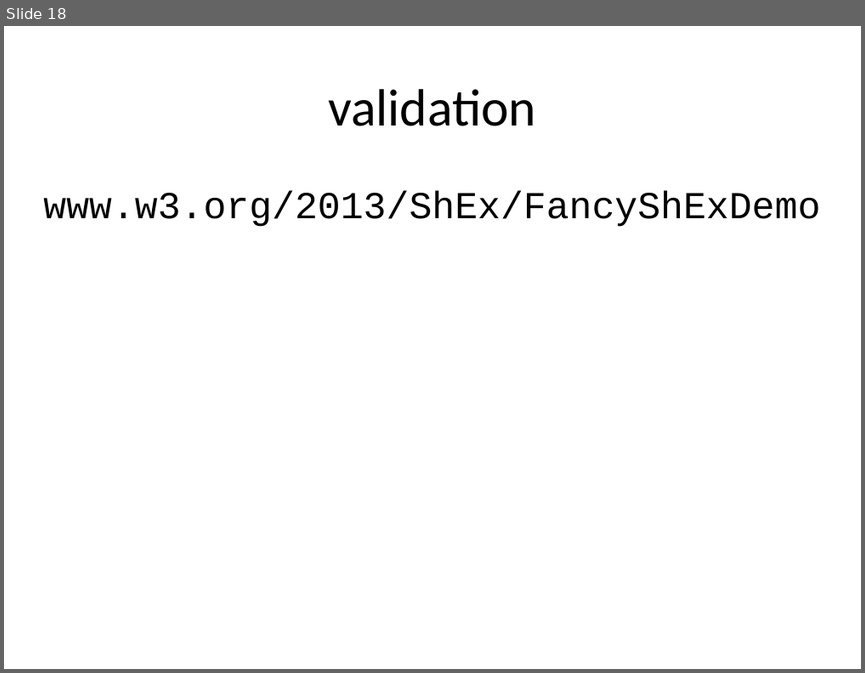
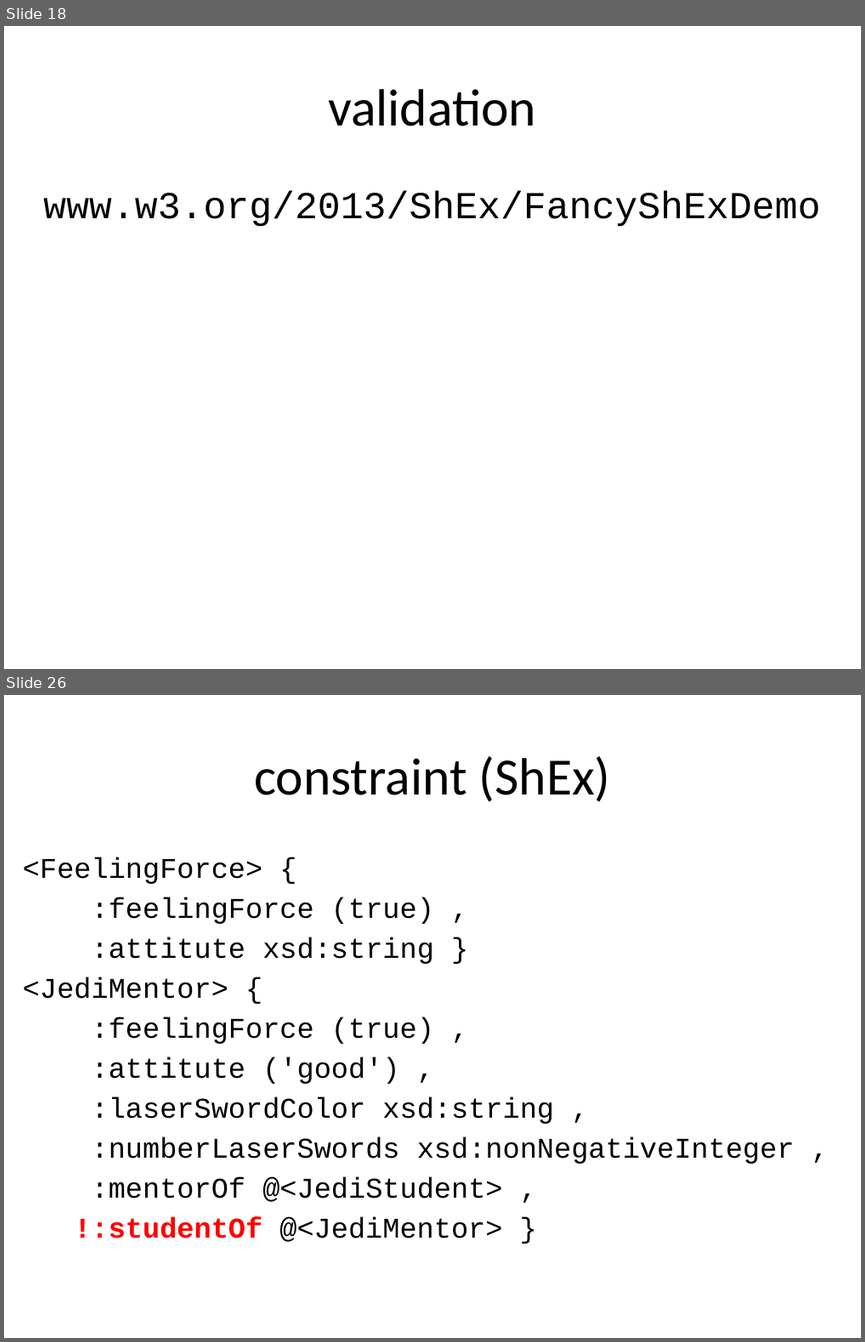
Before and after one commit to boschthomas/rdf-validation-research, a slide deck: presentations/Tutorial Thomas Bosch (DC 2014).pptx. Shown one above the other, each under a label of ours: slide 18 before the commit, slides 18 and 26 after it; the slides between them are not shown. The pictures are 865x673 and 865x1342 pixels, drawn with LibreOffice and Linux fonts; fonts in the diff are those of the drawing. Boxes give left, top, right and bottom in pixels: in the first picture for what was removed or moved away, otherwise in the second. Text is boxed around its words. In the diff, an @@ line names an element or a change of style, - is before the commit and + after.

```diff
--- a/presentations/Tutorial Thomas Bosch (DC 2014).pptx
+++ b/presentations/Tutorial Thomas Bosch (DC 2014).pptx
@@ slide 26 added at [4,695,861,1338], background #FFFFFF @@
@@ title added at [254,756,611,802], 44 pt, text #000000 @@
+constraint (ShEx)
@@ text added at [23,857,794,1242], 24 pt, text #000000 @@
+<FeelingForce> {
+:feelingForce (true) ,
+:attitute xsd:string }
+<JediMentor> {
+:feelingForce (true) ,
+:attitute ('good') ,
+:laserSwordColor xsd:string ,
+:numberLaserSwords xsd:nonNegativeInteger ,
+:mentorOf @<JediStudent> ,
+!:studentOf @<JediMentor> }
```
Also in this commit, not shown: 7 slides changed, 34 other slides added, 2 slides removed, 11 other files.
